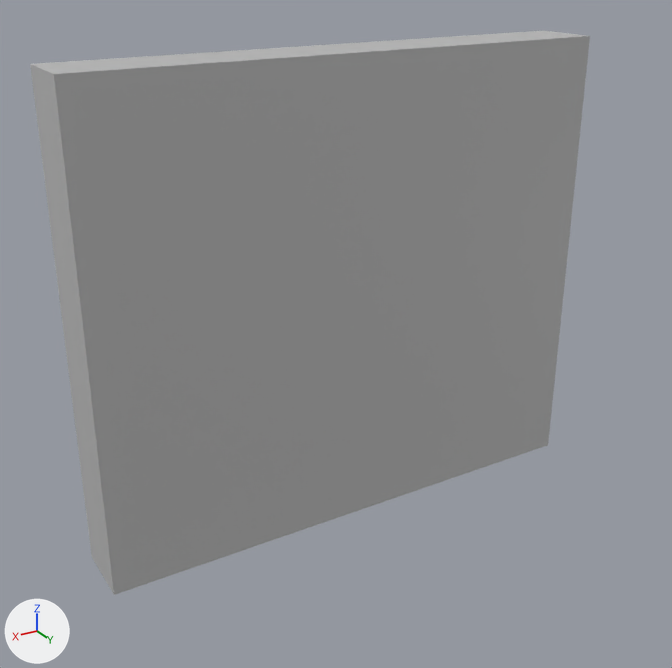
The FBX model SteamedJams/Assets/Art/Walls/Walls_Rails_Right_MESH.fbx as it was, and as the next commit left it.
Before and after are seen from a 50 mm lens placed at (3.37, 5.51, 4.2), pointed at (0.15, 0.15, 1.52). The lights are fixed; the arrows at lower left show +X, +Y and +Z. Where no turn or scale is listed for an object, it has been applied to the vertices.

The first picture shows 'Walls_Rails_R'.
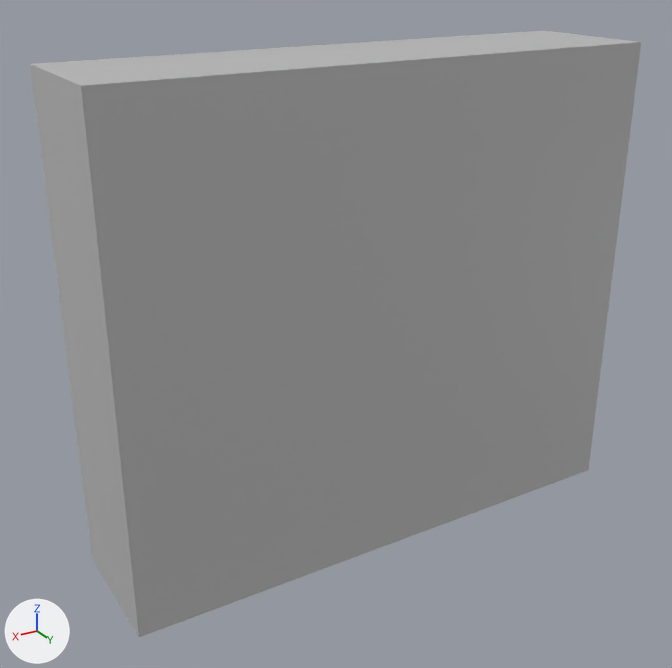
The newer file is also turned or shifted as a whole; pictures and numbers use the older file's frame.

Where the change shows, as pixel boxes [x1, y1, x2, y2] in the pictures (672 x 668 px):
'Walls_Rails_R', reshaped (9% wider, 7% taller)
    before: [30, 31, 590, 595]
    after: [30, 31, 641, 637]

What changed in the scene script:
```text
Change me_mesh:
    where me_mesh.from_pydata(...)  # 33 vertices, 22 faces; spans x -2.0..2.0, y -0.49..0.25, z 0.0..3.5
    used by ob_walls_rails_r; location = (0.0, 0.0, 0.0)
    before: 4 (-2.0, 0.25, 3.5) at pixel (590, 35), 5 (2.0, 0.25, 3.5) at pixel (53, 73), 6 (-2.0, 0.25, 0.0) at pixel (548, 445), 7 (2.0, 0.25, 0.0) at pixel (114, 595)
    me_mesh part 1
    add for i in [*range(4, 8)]: me_mesh.vertices[i].co += Vector((0.0, 0.5, 0.0))
```
